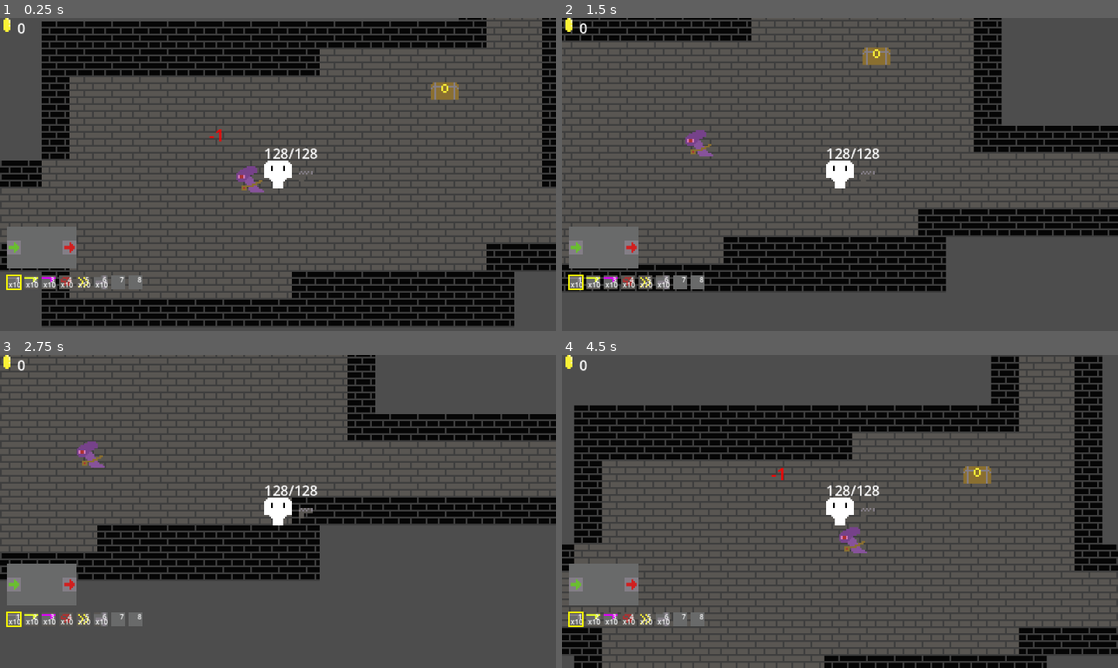
Above: before the commit, frames 1-4 (two rows, left to right).
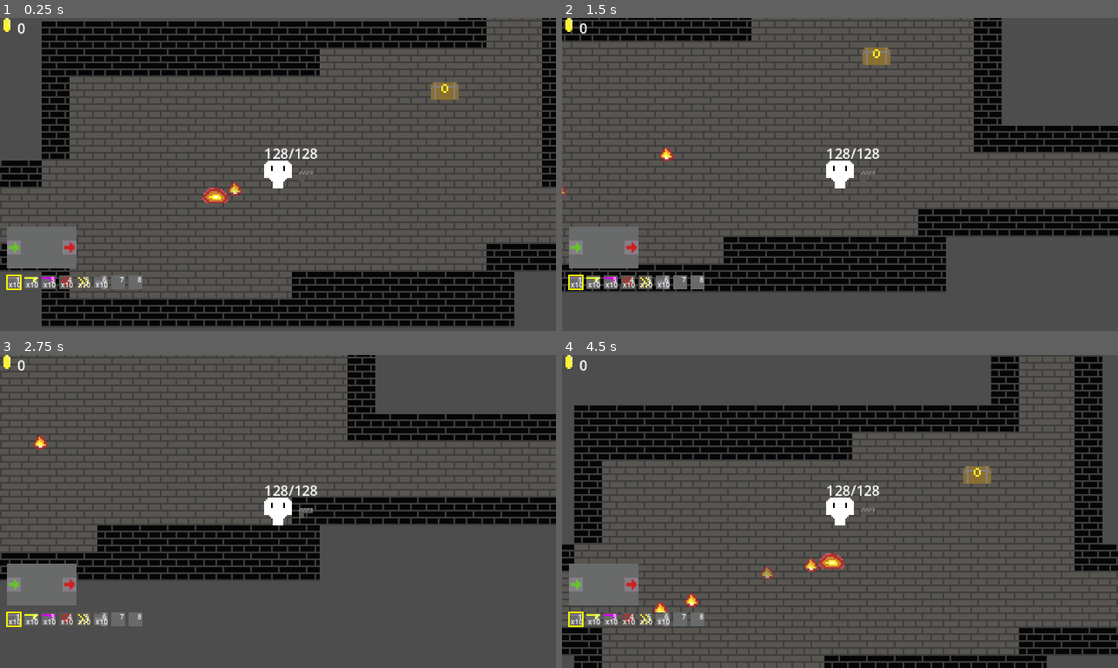
Above: after the commit, the same moments.

Repository: Kimbix/gun-factory-game
Game: Godot game, scene res://main.tscn
Same seed, same stepped clock (60 frames per second), same inputs: the game is played once before the commit and once after it.
Inputs (mouse positions are in pixels of both pictures, inside the frame that each line leads up to):
- Up to frame 1 (0.25 s): no input
- Up to frame 2 (1.5 s): tap Enter at 0.5 s; move the mouse to (962, 158) at 0.52 s; press the mouse at (962, 158) at 0.53 s; hold D (move_right) 0.53-1.28 s; move the mouse to (728, 190) at 1.27 s; release the mouse at (728, 190) at 1.28 s; hold S (move_down) from 1.28 s (still down); click (728, 190) at 1.35 s
- Up to frame 3 (2.75 s): move the mouse to (333, 442) at 2.02 s; release S (move_down) at 2.03 s; hold D (move_right) from 2.03 s (still down); hold E (interact) from 2.03 s (still down); click (333, 442) at 2.3 s
- Up to frame 4 (4.5 s): move the mouse to (812, 574) at 2.77 s; release D (move_right) at 2.78 s; release E (interact) at 2.78 s; hold W (move_up) 2.78-3.53 s; tap 1 at 2.85 s; click (812, 574) at 3.05 s; move the mouse to (1006, 558) at 3.52 s; press the mouse at (1006, 558) at 3.53 s; hold A (move_left) from 3.53 s (still down); tap 2 at 3.6 s; move the mouse to (673, 464) at 4.27 s; release the mouse at (673, 464) at 4.28 s; tap 3 at 4.35 s

The runs differ from the first frame. In frame 1, 0.5% of the frame differs, in the area x 36-48%, y 35-60%; in frame 2, 0.3%; in frame 3, 0.3%; in frame 4, 0.8%, in the area x 16-55%, y 36-83%.

Commit message:
bump slime fire damage from 0.5 to 1.0

Diff:
--- a/assets/rooms/room_1.tscn
+++ b/assets/rooms/room_1.tscn
@@ -4,7 +4,7 @@
 [ext_resource type="TileSet" uid="uid://bakby8fee5i1o" path="res://assets/terrain/terrain_tileset.tres" id="2_is5ow"]
 [ext_resource type="PackedScene" uid="uid://c1kky74w3bq7x" path="res://chest.tscn" id="3_pxa42"]
 [ext_resource type="Resource" uid="uid://dmk4wvxx8aurd" path="res://assets/loot/chest_loot.tres" id="4_33g14"]
-[ext_resource type="PackedScene" path="res://magic_enemy.tscn" id="5_33g14"]
+[ext_resource type="PackedScene" path="res://slime_enemy.tscn" id="5_33g14"]
 
 [node name="Room" type="Node2D" unique_id=650232048]
 script = ExtResource("1_4ikea")
@@ -27,5 +27,5 @@
 position = Vector2(40, 40)
 loot_table = ExtResource("4_33g14")
 
-[node name="MagicEnemy" parent="." unique_id=482536777 instance=ExtResource("5_33g14")]
-position = Vector2(152, 80)
+[node name="SlimeEnemy" parent="." unique_id=1546651383 instance=ExtResource("5_33g14")]
+position = Vector2(160, 96)
--- a/scripts/enemies/slime_fire.gd
+++ b/scripts/enemies/slime_fire.gd
@@ -1,7 +1,7 @@
 class_name SlimeFire
 extends Area2D
 
-@export var damage: float = 0.5
+@export var damage: float = 1.0
 @export var lifetime: float = 5.0
 
 var _timer: float = 0.0
--- a/slime_enemy.tscn
+++ b/slime_enemy.tscn
@@ -1,18 +1,18 @@
-[gd_scene format=3]
+[gd_scene format=3 uid="uid://dlcr3v8ni3m4y"]
 
-[ext_resource type="Texture2D" path="res://assets/entities/spr_slimeEnemy.png" id="1"]
-[ext_resource type="Script" path="res://scripts/enemies/slime_enemy.gd" id="2"]
+[ext_resource type="Texture2D" uid="uid://sfw5725i1k7c" path="res://assets/entities/spr_slimeEnemy.png" id="1"]
+[ext_resource type="Script" uid="uid://ic5g4rfp0j4p" path="res://scripts/enemies/slime_enemy.gd" id="2"]
 
 [sub_resource type="RectangleShape2D" id="RectShape"]
-size = Vector2(16, 16)
+size = Vector2(13, 9)
 
-[node name="SlimeEnemy" type="CharacterBody2D"]
+[node name="SlimeEnemy" type="CharacterBody2D" unique_id=678341438]
 collision_layer = 2
-collision_mask = 1
 script = ExtResource("2")
 
-[node name="Sprite2D" type="Sprite2D" parent="."]
+[node name="Sprite2D" type="Sprite2D" parent="." unique_id=1777741934]
 texture = ExtResource("1")
 
-[node name="CollisionShape2D" type="CollisionShape2D" parent="."]
+[node name="CollisionShape2D" type="CollisionShape2D" parent="." unique_id=1969833875]
+position = Vector2(-0.5, -0.5)
 shape = SubResource("RectShape")
--- a/slime_fire.tscn
+++ b/slime_fire.tscn
@@ -1,17 +1,16 @@
-[gd_scene format=3]
+[gd_scene format=3 uid="uid://b2g2wddb01e4m"]
 
-[ext_resource type="Texture2D" path="res://assets/projectiles/spr_slimeFire.png" id="1"]
-[ext_resource type="Script" path="res://scripts/enemies/slime_fire.gd" id="2"]
+[ext_resource type="Texture2D" uid="uid://b4cr0es0xg574" path="res://assets/projectiles/spr_slimeFire.png" id="1"]
+[ext_resource type="Script" uid="uid://c304g7ocv15vh" path="res://scripts/enemies/slime_fire.gd" id="2"]
 
 [sub_resource type="RectangleShape2D" id="RectShape"]
-size = Vector2(14, 14)
+size = Vector2(6, 6)
 
-[node name="SlimeFire" type="Area2D"]
-collision_mask = 1
+[node name="SlimeFire" type="Area2D" unique_id=1559220299]
 script = ExtResource("2")
 
-[node name="Sprite2D" type="Sprite2D" parent="."]
+[node name="Sprite2D" type="Sprite2D" parent="." unique_id=1538778269]
 texture = ExtResource("1")
 
-[node name="CollisionShape2D" type="CollisionShape2D" parent="."]
+[node name="CollisionShape2D" type="CollisionShape2D" parent="." unique_id=1978336409]
 shape = SubResource("RectShape")
